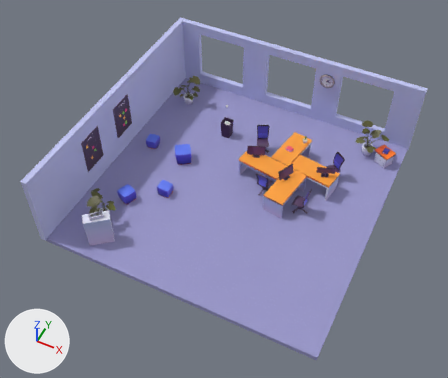
The glTF model public/office.glb as it was, and as the next commit left it.
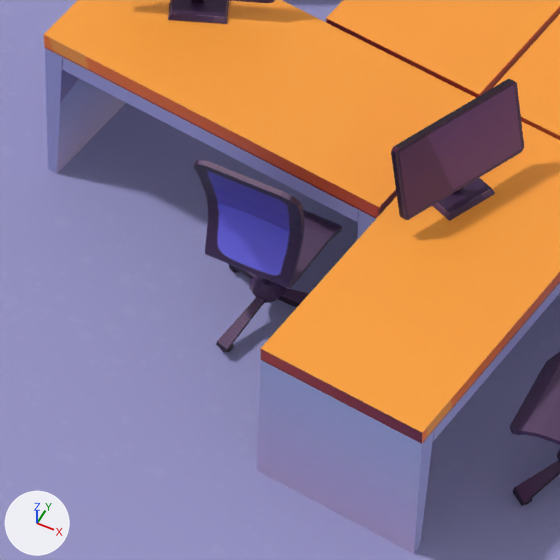
Each version is shown whole from a 50 mm lens placed at (6.35, -13.83, 16.95), pointed at (-0.14, -0.85, 0.73), then close up on the part from 52% to 66% of the width and 41% to 58% of the height. The lights are fixed; the arrows at lower left show +X, +Y and +Z. Objects named as collision shapes, trigger or cutter boxes, shadow casters or lower levels of detail are left out. Where no turn or scale is listed for an object, it has been applied to the vertices.

In view in the first close-up: 'Chair.002', 'Chair.003', 'Desk.001', 'Desk.002', 'Desk.003', 'Desk.004', 'Ground', 'Monitor.001', 'Monitor.004'.
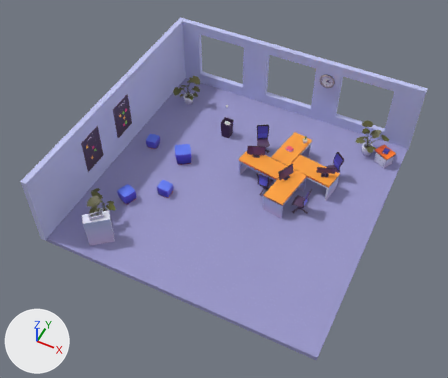
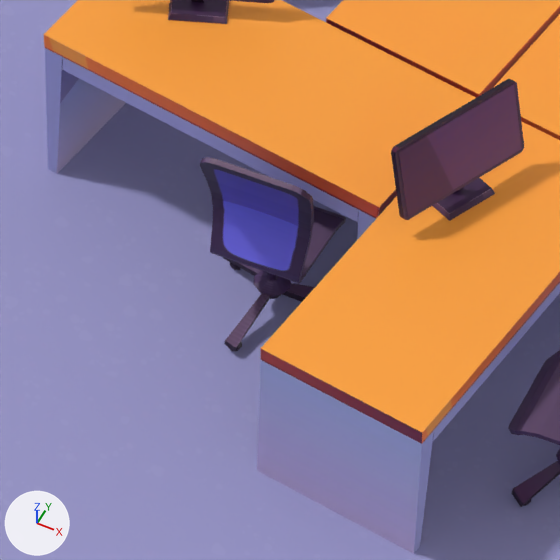
Changed parts and their boxes [x1, y1, x2, y2] in the close-ups (560 x 560 px):
'Chair.001', added: after [200, 157, 346, 351]
'Chair.002', moved, turned (not visible afterwards): before [194, 159, 342, 353]

What the commit changed:
Mesh me_sphere_001 is new.
It has 394 vertices, 752 faces and spans x -0.308..0.267, y -0.272..0.28, z -0.357..0.721.
It uses material mat_material_003 (picture img_texture_2).
Object 'Chair.002' (ob_chair_002) moves from (0.903, 0.242, 0.357) to (-0.037, 2.242, 0.354).
Object 'Chair.002' (ob_chair_002) turns from (0, 0, -93) to (0, 0, 120) degrees about x, y and z.
Object 'Chair.001' (ob_chair_001) is new; it shows me_sphere_001.
Its location is (0.912, 0.275, 0.354).
Its rotation in degrees is (0, 0, -89).
